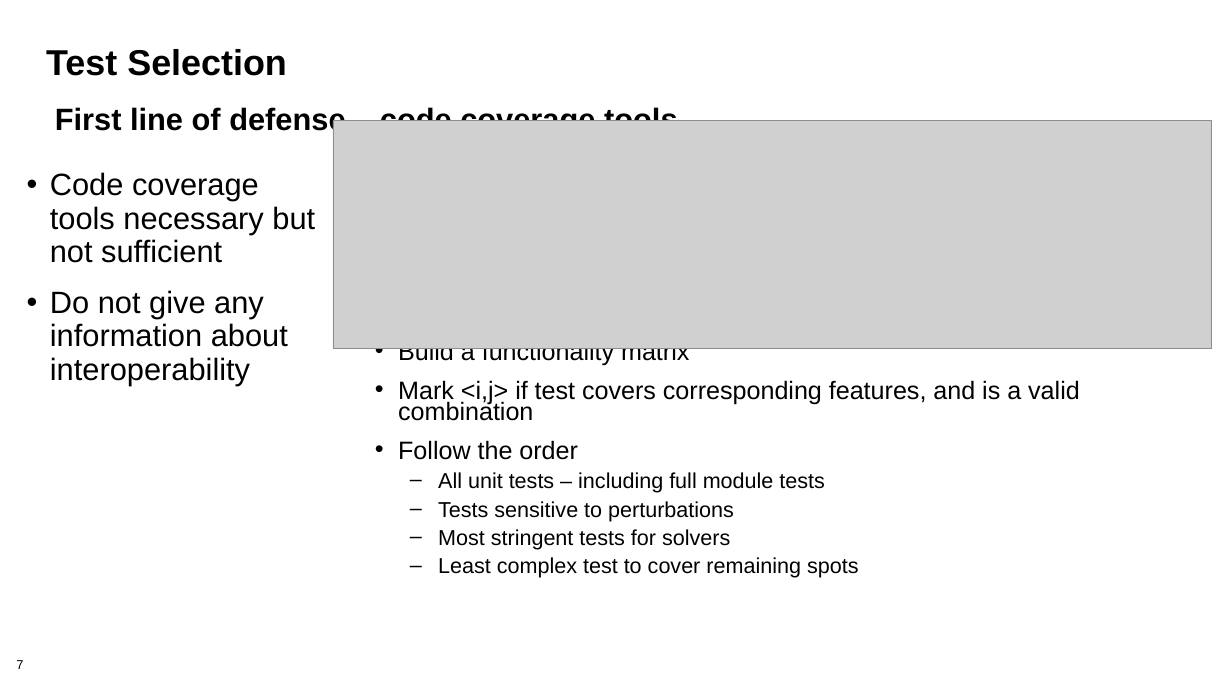
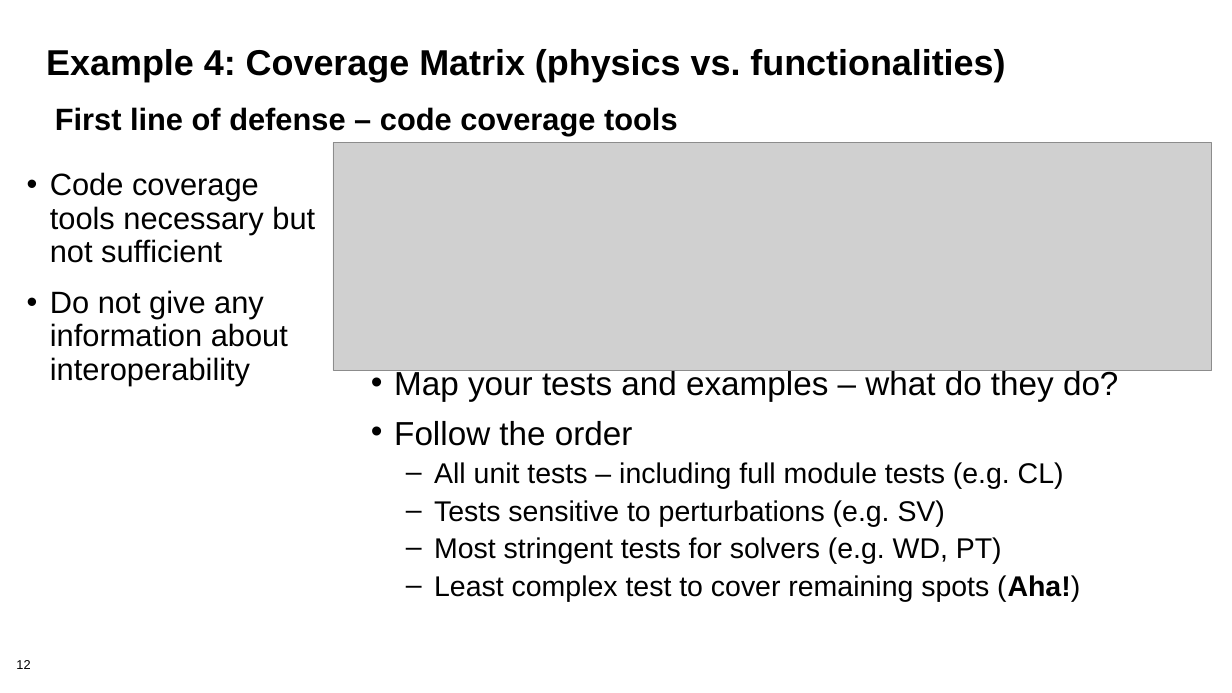
Before and after one commit to bssw-tutorial/presentations, a slide deck: slide 12 of final-presentations/2021-03-25-iss/06-testing2.pptx (slide 7 before the commit). Drawn at 1232x693 pixels with LibreOffice and Linux fonts; fonts in the diff are those of the drawing; grey boxes stand for pictures; background and template pictures are left out. Boxes give left, top, right and bottom in pixels: in the first picture for what was removed or moved away, otherwise in the second. Text is boxed around its words. In the diff, an @@ line names an element or a change of style, - is before the commit and + after.

```diff
--- a/final-presentations/2021-03-25-iss/06-testing2.pptx
+++ b/final-presentations/2021-03-25-iss/06-testing2.pptx
@@ title at [46,49,1005,82]: text changed @@
-Test Selection
+Example 4: Coverage Matrix (physics vs. functionalities)
@@ picture: place and size @@
-picture at [333,121,1211,349]
+picture at [333,142,1211,371]
@@ text "Map your tests and examples ...": place and size @@
-text "Map your tests and examples ..." at [398,348,1080,578]
+text "Map your tests and examples ..." at [394,368,1118,602]
@@ text at [394,368,1118,401]: text changed; size 19.6 to 25.9 pt @@
-• Build a functionality matrix
-• Mark <i,j> if test covers corresponding features, and is a valid combination
+• Map your tests and examples – what do they do?
@@ text at [394,421,633,446]: size 19.6 to 25.9 pt in "Follow the order"; line spacing 0.7 to 0.8 @@
@@ text at [434,462,1080,602]: text changed; size 16.8 to 22.2 pt @@
-  – All unit tests – including full module tests
-  – Tests sensitive to perturbations
-  – Most stringent tests for solvers
-  – Least complex test to cover remaining spots
+  – All unit tests – including full module tests (e.g. CL)
+  – Tests sensitive to perturbations (e.g. SV)
+  – Most stringent tests for solvers (e.g. WD, PT)
+  – Least complex test to cover remaining spots (Aha!)
@@ page number at [16,660,30,669]: text changed @@
-7
+12
```
Also in this commit, not shown: 7 other slides changed, 5 slides added.
